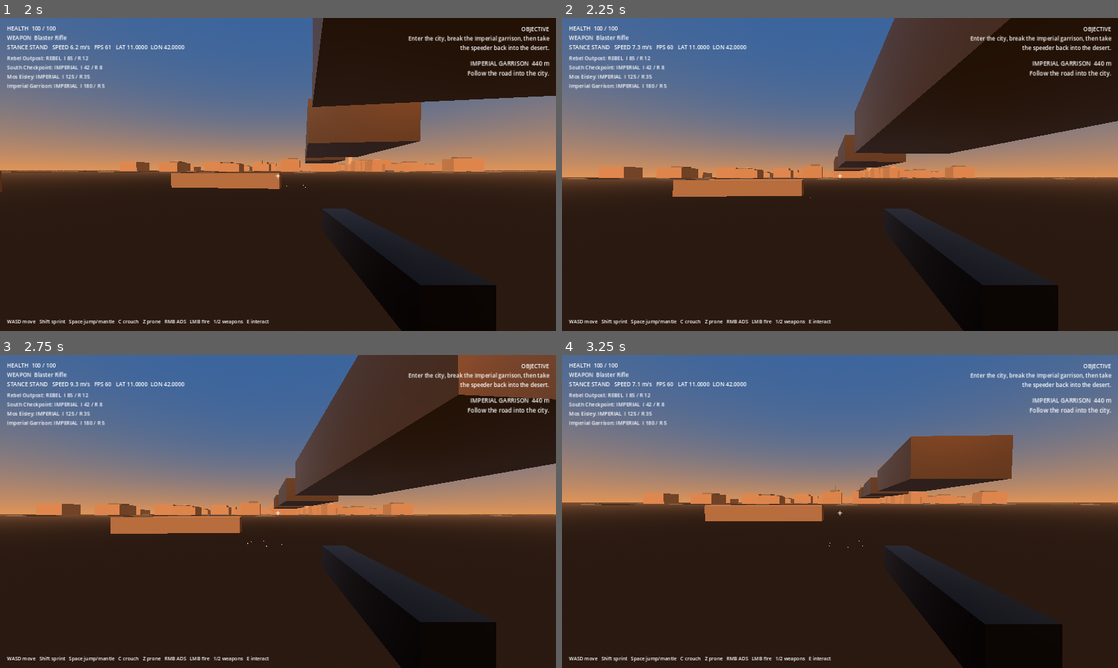
Above: before the commit, frames 1-4 (two rows, left to right).
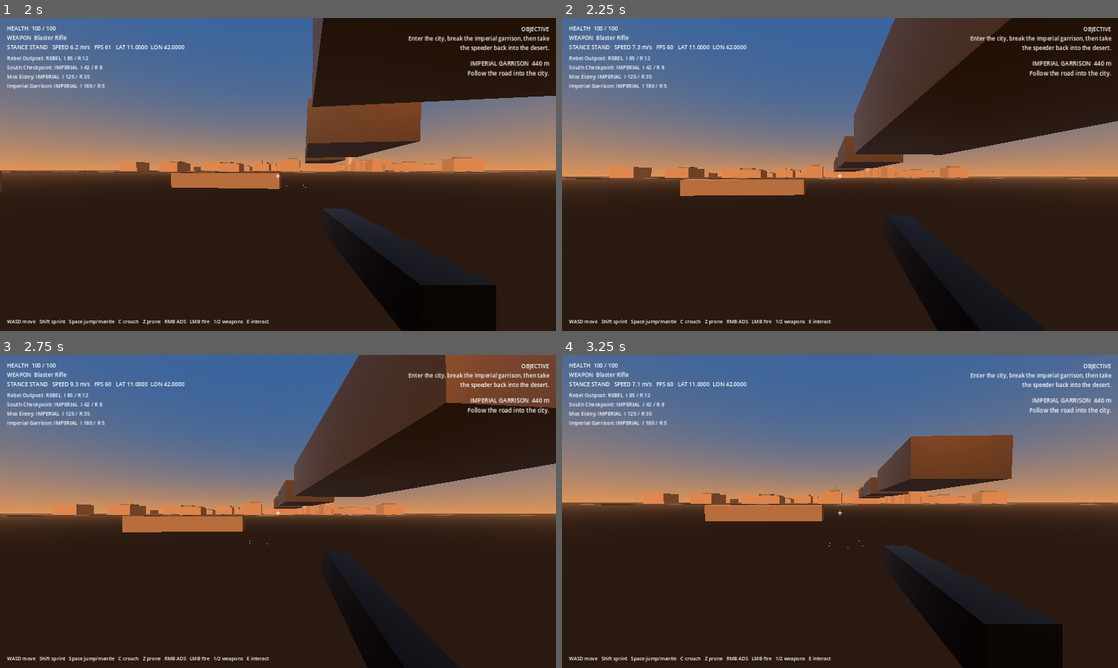
Above: after the commit, the same moments.

Repository: Deputy1389/far-horizon
Game: Godot game, scene res://game/scenes/main.tscn
Two runs of this game, one before a commit and one after it. Both use one fixed random seed, a clock stepped at 60 frames per second and the inputs below.
Inputs (mouse positions are in pixels of both pictures, inside the frame that each line leads up to):
- Up to frame 1 (2 s): move the mouse to (305, 174) at 0.52 s; hold Right mouse button (aim) 0.53-1.28 s; hold W (move_forward) from 0.53 s (still down); tap Space (jump) at 0.77, 1.52 s; click (305, 174) at 0.8 s; move the mouse to (250, 174) at 1.27 s; click (250, 174) at 1.35 s; tap Shift (sprint) at 1.55 s
- Up to frame 2 (2.25 s): keep holding W (move_forward); move the mouse to (851, 168) at 2.02 s; hold Shift (sprint) from 2.03 s (still down)
- Up to frame 3 (2.75 s): keep holding W (move_forward); keep holding Shift (sprint); right-click (289, 505) at 2.3 s
- Up to frame 4 (3.25 s): keep holding W (move_forward); move the mouse to (834, 517) at 2.77 s; release Shift (sprint) at 2.78 s; right-click (834, 517) at 2.85 s; tap Space (jump) at 3.02 s; click (834, 517) at 3.05 s

Frame 1 is identical in both runs. In frame 2, 3.5% of the frame differs, in the area x 0-100%, y 0-100%; in frame 3, 5.1%; in frame 4, less than 0.1%.

Commit message:
combat: add sprint presentation and movement FOV response

Diff:
--- a/game/scripts/combat/weapon_controller.gd
+++ b/game/scripts/combat/weapon_controller.gd
@@ -86,13 +86,27 @@
 
 	aiming = enabled and Input.is_action_pressed("aim")
 	var weapon := current_weapon()
-	var target_fov := weapon.ads_fov if aiming else base_fov
+	var planar_speed := Vector2(owner_body.velocity.x, owner_body.velocity.z).length() if owner_body != null else 0.0
+	var sprint_presented := (
+		enabled
+		and not aiming
+		and Input.is_action_pressed("sprint")
+		and planar_speed > 7.0
+		and not Input.is_action_pressed("fire")
+	)
+	var target_fov := weapon.ads_fov if aiming else (base_fov + 4.0 if sprint_presented else base_fov)
 	camera.fov = lerpf(camera.fov, target_fov, 1.0 - exp(-delta * 15.0))
 
 	viewmodel_kick = lerpf(viewmodel_kick, 0.0, 1.0 - exp(-delta * 18.0))
 	var target_offset := weapon.ads_offset if aiming else weapon.viewmodel_offset
+	if sprint_presented:
+		target_offset += Vector3(0.0, -0.09, 0.09)
 	target_offset += Vector3(0.0, 0.0, viewmodel_kick)
 	viewmodel.position = viewmodel.position.lerp(target_offset, 1.0 - exp(-delta * 18.0))
+	var target_roll := deg_to_rad(-8.0) if sprint_presented else 0.0
+	var target_pitch := deg_to_rad(10.0) if sprint_presented else 0.0
+	viewmodel.rotation.z = lerpf(viewmodel.rotation.z, target_roll, 1.0 - exp(-delta * 12.0))
+	viewmodel.rotation.x = lerpf(viewmodel.rotation.x, target_pitch, 1.0 - exp(-delta * 12.0))
 
 	if enabled and Input.is_action_pressed("fire") and cooldown <= 0.0:
 		_fire()
